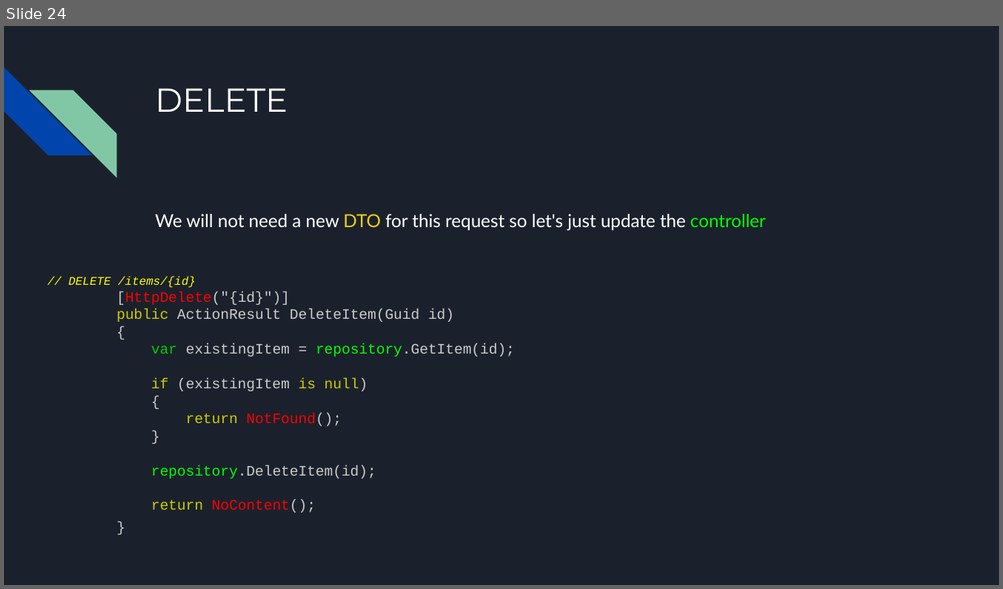
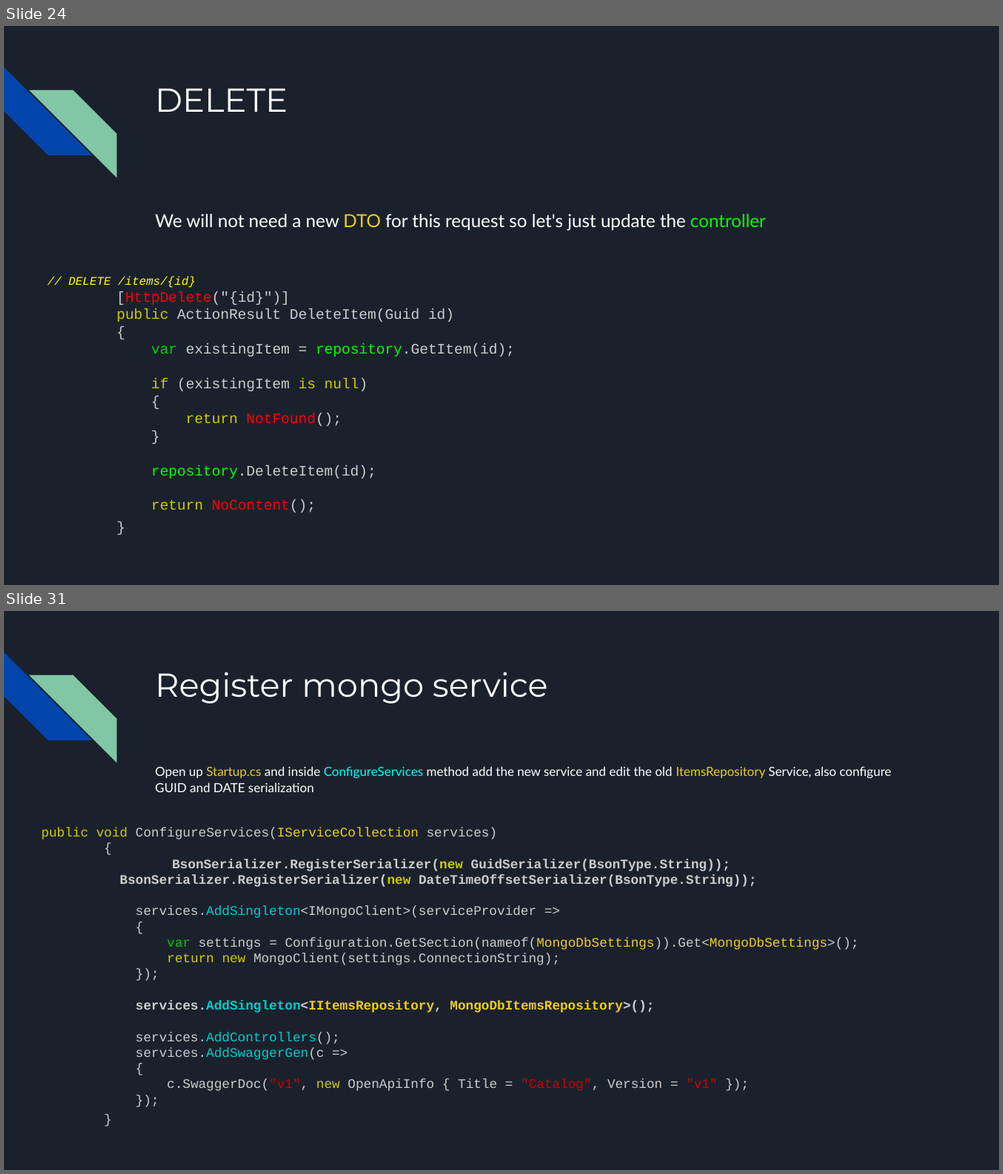
Before and after one commit to kek-Sec/ASP.net-REST-API-GUIDE, a slide deck: ASP.net REST API.pptx. Shown one above the other, each under a label of ours: slide 24 before the commit, slides 24 and 31 after it; the slides between them are not shown. The pictures are 1003x589 and 1003x1174 pixels, drawn with LibreOffice and Linux fonts; fonts in the diff are those of the drawing. Boxes give left, top, right and bottom in pixels: in the first picture for what was removed or moved away, otherwise in the second. Text is boxed around its words. In the diff, an @@ line names an element or a change of style, - is before the commit and + after.

Commit message:
MongoDB and persistance

```diff
--- a/ASP.net REST API.pptx
+++ b/ASP.net REST API.pptx
@@ slide 31 added at (4,611,999,1170), background #1B212C; not listed: 2 template elements that a slide beside it also shows @@
@@ title added at (155,672,548,703), 24 pt, text #FFFFFF @@
+Register mongo service
@@ text added at (155,766,891,792), 9.1 pt, text #FFFFFF @@
+Open up Startup.cs and inside ConfigureServices method add the new service and edit the old ItemsRepository Service, also configure GUID and DATE serialization
@@ text added at (41,828,859,1091), 9.5 pt, text #CCCCCC @@
+public void ConfigureServices(IServiceCollection services)
+{
+BsonSerializer.RegisterSerializer(new GuidSerializer(BsonType.String));
+BsonSerializer.RegisterSerializer(new DateTimeOffsetSerializer(BsonType.String));
+services.AddSingleton<IMongoClient>(serviceProvider =>
+{
+var settings = Configuration.GetSection(nameof(MongoDbSettings)).Get<MongoDbSettings>();
+return new MongoClient(settings.ConnectionString);
+});
+services.AddSingleton<IItemsRepository, MongoDbItemsRepository>();
+services.AddControllers();
+services.AddSwaggerGen(c =>
+{
+c.SwaggerDoc("v1", new OpenApiInfo { Title = "Catalog", Version = "v1" });
+});
+}
```
Also in this commit, not shown: 6 other slides added, 1 other file.
